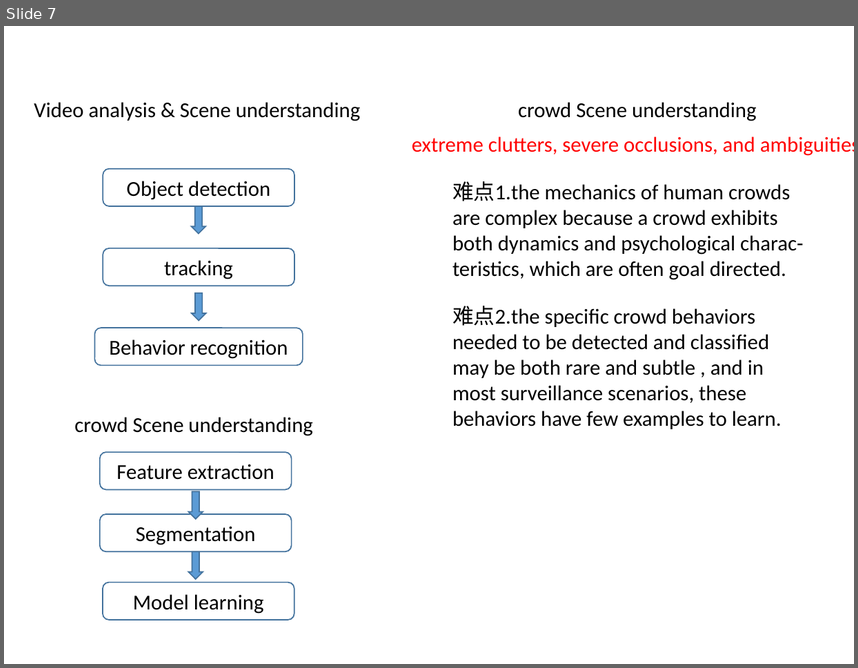
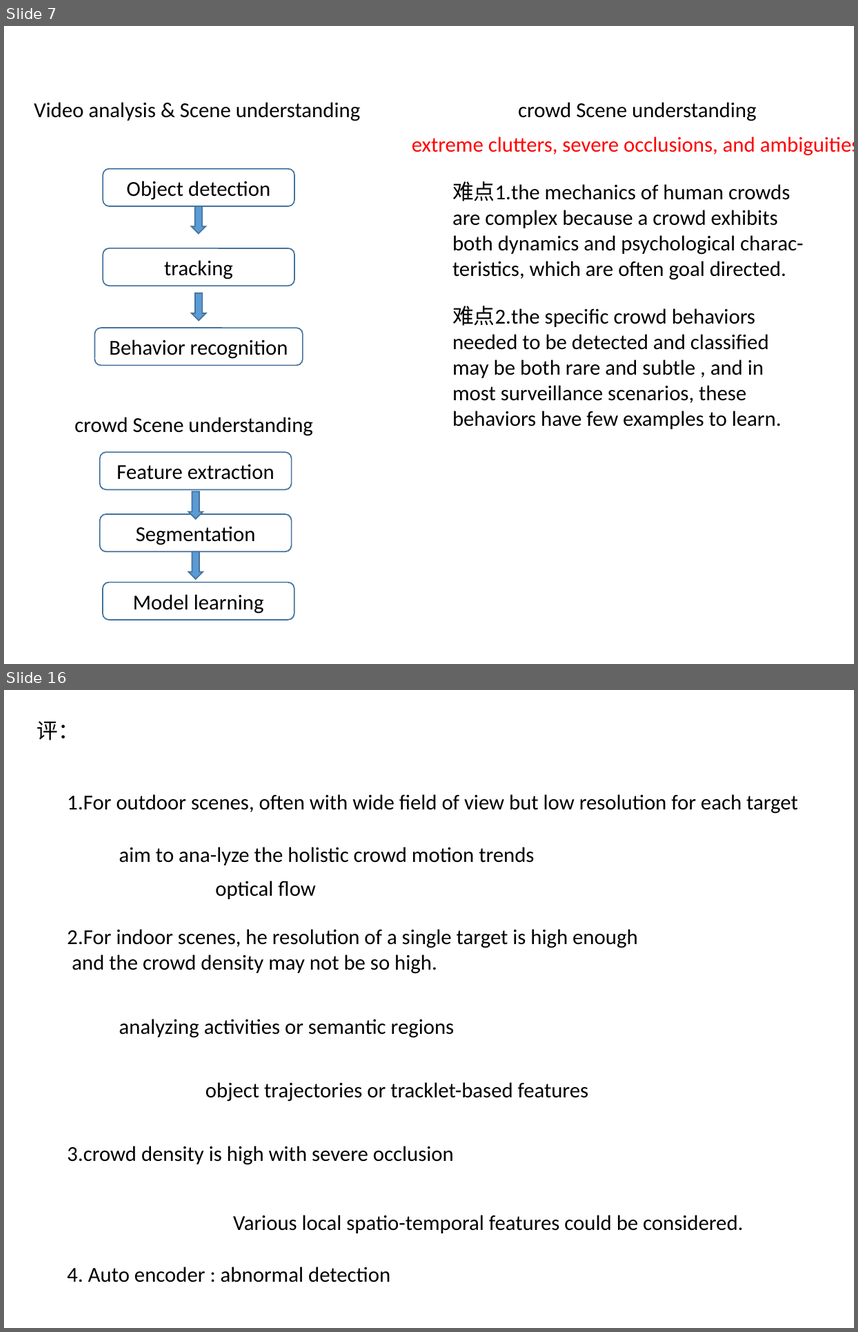
Before and after one commit to simayuhe/crowd-scene-survey, a slide deck: 群体行为分析综述.pptx. Shown one above the other, each under a label of ours: slide 7 before the commit, slides 7 and 16 after it; the slides between them are not shown. The pictures are 858x668 and 858x1332 pixels, drawn with LibreOffice and Linux fonts; fonts in the diff are those of the drawing. Boxes give left, top, right and bottom in pixels: in the first picture for what was removed or moved away, otherwise in the second. Text is boxed around its words. In the diff, an @@ line names an element or a change of style, - is before the commit and + after.

```diff
--- a/群体行为分析综述.pptx
+++ b/群体行为分析综述.pptx
@@ slide 16 added at (x1=4, y1=690, x2=854, y2=1328), background #FFFFFF @@
@@ text added at (x1=37, y1=721, x2=80, y2=740), 18 pt, text #000000 @@
+评：
@@ text added at (x1=67, y1=794, x2=798, y2=814), 18 pt, text #000000 @@
+1.For outdoor scenes, often with wide field of view but low resolution for each target
@@ text added at (x1=119, y1=847, x2=534, y2=865), 18 pt, text #000000 @@
+aim to ana-lyze the holistic crowd motion trends
@@ text added at (x1=215, y1=880, x2=315, y2=899), 18 pt, text #000000 @@
+optical ﬂow
@@ text added at (x1=67, y1=929, x2=637, y2=974), 18 pt, text #000000 @@
+2.For indoor scenes, he resolution of a single target is high enough
+and the crowd density may not be so high.
@@ text added at (x1=119, y1=1018, x2=455, y2=1038), 18 pt, text #000000 @@
+analyzing activities or semantic regions
@@ text added at (x1=205, y1=1082, x2=588, y2=1101), 18 pt, text #000000 @@
+object trajectories or tracklet-based features
@@ text added at (x1=67, y1=1145, x2=454, y2=1165), 18 pt, text #000000 @@
+3.crowd density is high with severe occlusion
@@ text added at (x1=233, y1=1214, x2=743, y2=1233), 18 pt, text #000000 @@
+Various local spatio-temporal features could be considered.
@@ text added at (x1=67, y1=1266, x2=390, y2=1282), 18 pt, text #000000 @@
+4. Auto encoder : abnormal detection
```
Also in this commit, not shown: 5 slides changed, 10 other slides added, 1 slide removed.
